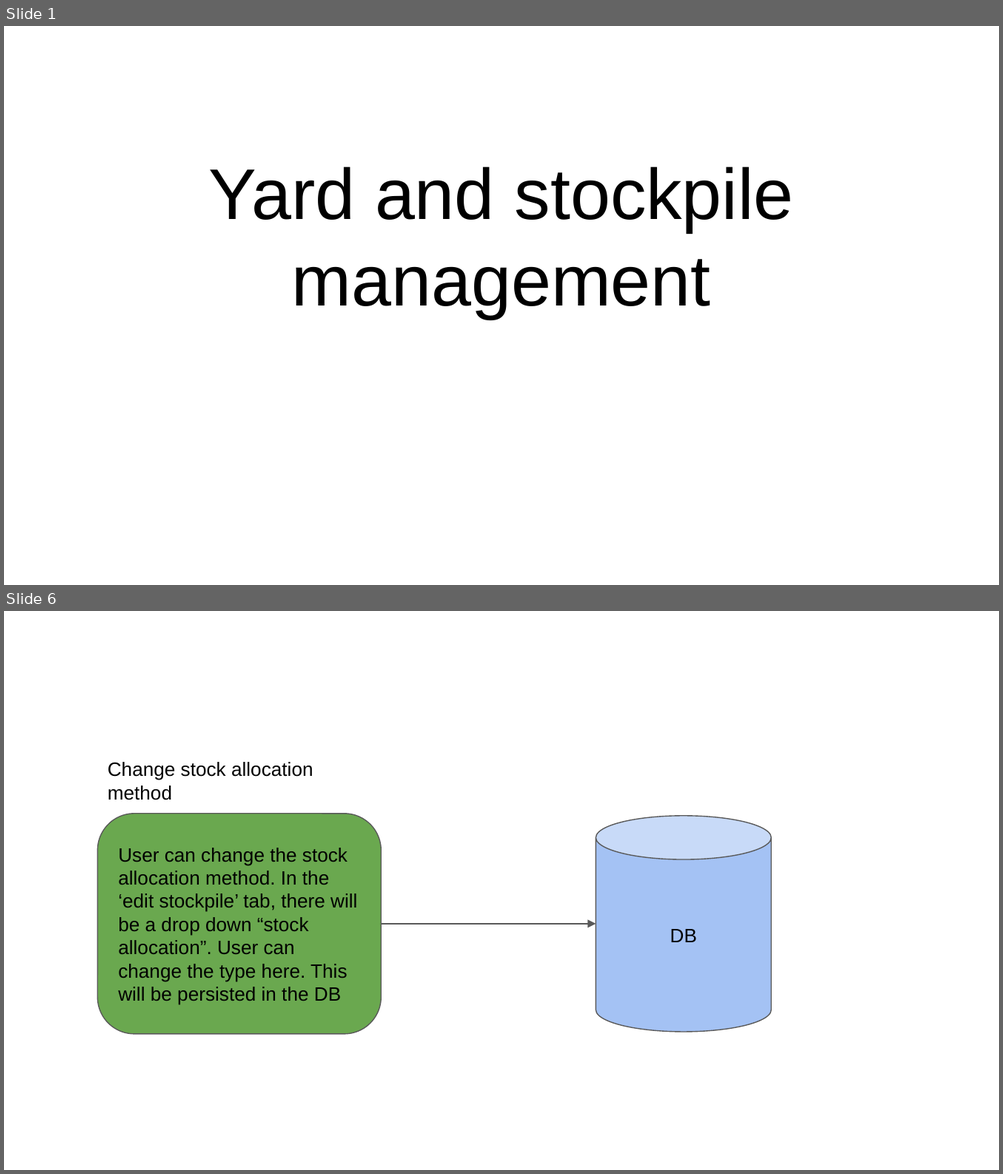
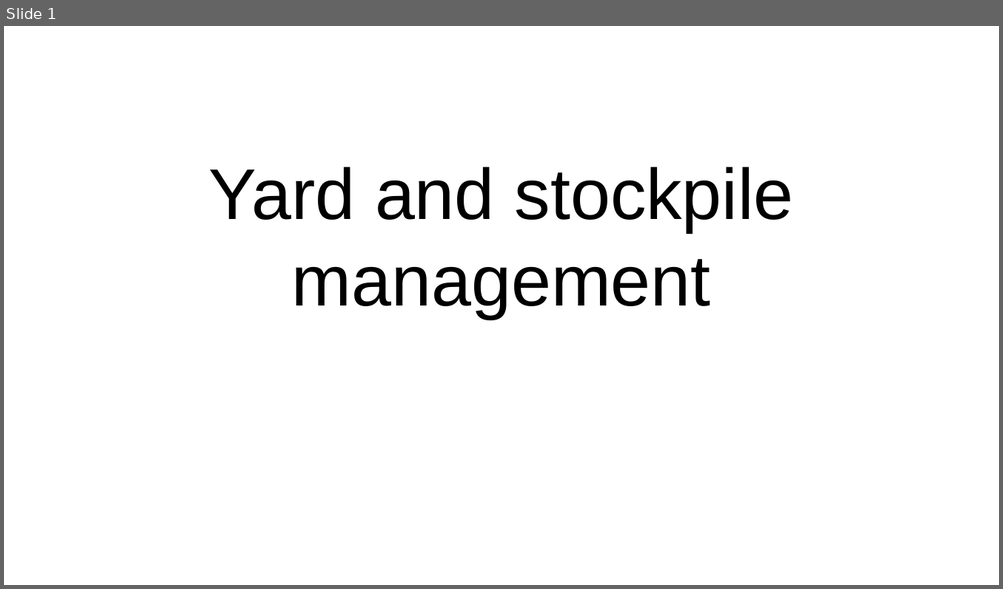
Before and after one commit to elogic-cscts/cscts_srs, a slide deck: Yard_and_Stockpile_SRS/yard-stockpile-flow.pptx. Shown one above the other, each under a label of ours: slides 1 and 6 before the commit, slide 1 after it; the slides between them are not shown. The pictures are 1003x1174 and 1003x589 pixels, drawn with LibreOffice and Linux fonts; fonts in the diff are those of the drawing. Boxes give left, top, right and bottom in pixels: in the first picture for what was removed or moved away, otherwise in the second. Text is boxed around its words. In the diff, an @@ line names an element or a change of style, - is before the commit and + after.

Commit message:
yard, stockpile and WB flow ppt

```diff
--- a/Yard_and_Stockpile_SRS/yard-stockpile-flow.pptx
+++ b/Yard_and_Stockpile_SRS/yard-stockpile-flow.pptx
@@ slide 6 removed at [4,611,999,1170], background #FFFFFF @@
@@ text removed at [108,762,313,800] @@
-Change stock allocation method
@@ rounded rectangle removed at [97,814,381,1035] @@
-User can change the stock allocation method. In the ‘edit stockpile’ tab, there will be a drop down “stock allocation”. User can change the type here. This will be persisted in the DB
@@ cylinder removed at [596,816,771,1032] @@
-DB
@@ arrow removed from (381, 924) to (596, 924) @@
```
Also in this commit, not shown: 5 slides added, 6 other slides removed, 1 other file.
